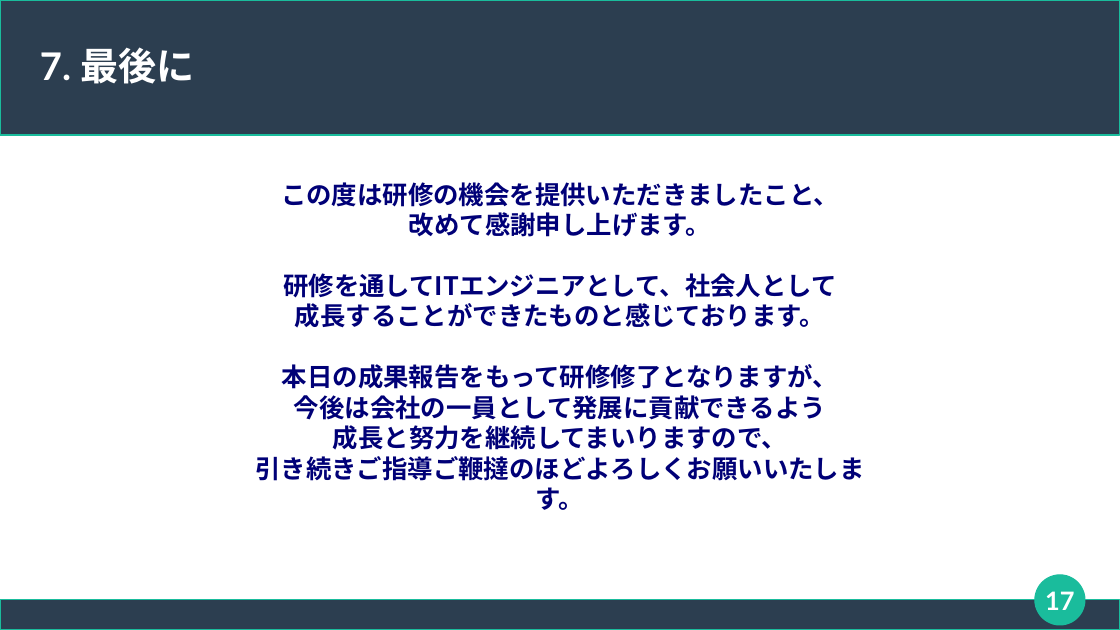
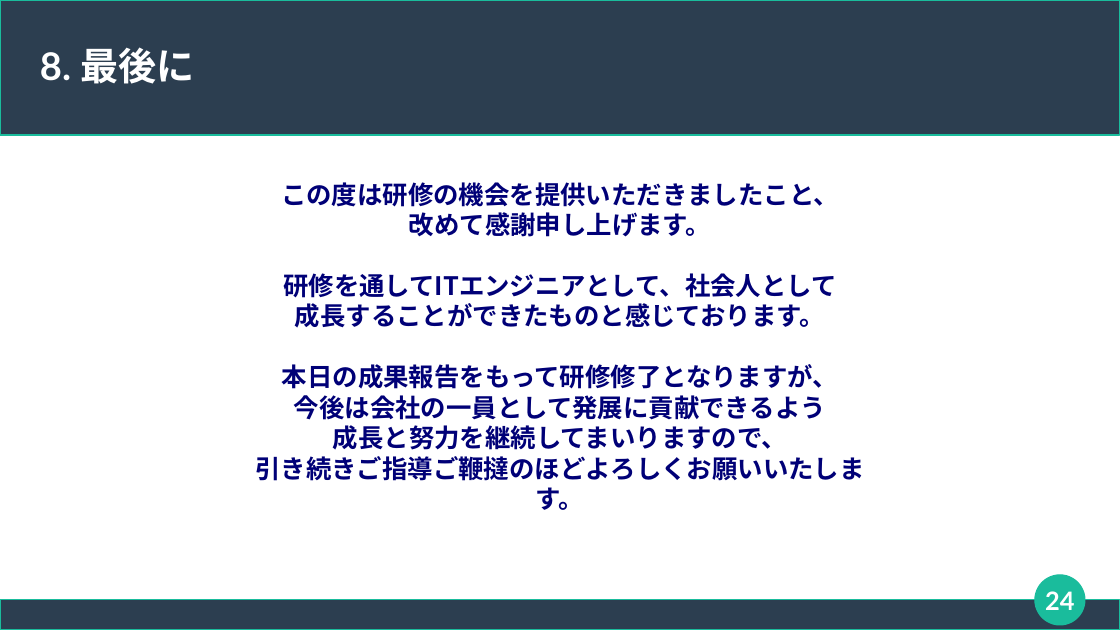
Before and after one commit to connk95/Shared-Shop, a slide deck: slide 24 of TeamUzawa_Sharing_ProjectFile/発表用スライド_チーム鵜澤.odp (slide 17 before the commit). Drawn at 1120x630 pixels with LibreOffice and Linux fonts; fonts in the diff are those of the drawing. Boxes give left, top, right and bottom in pixels: in the first picture for what was removed or moved away, otherwise in the second. Text is boxed around its words. In the diff, an @@ line names an element or a change of style, - is before the commit and + after.

```diff
--- a/TeamUzawa_Sharing_ProjectFile/発表用スライド_チーム鵜澤.odp
+++ b/TeamUzawa_Sharing_ProjectFile/発表用スライド_チーム鵜澤.odp
@@ title at box(40, 47, 194, 84): text changed @@
-7. 最後に
+8. 最後に
@@ page number at box(1045, 591, 1074, 610): text changed @@
-17
+24
```
Also in this commit, not shown: 13 other slides changed, 7 slides added, 3 other files.
